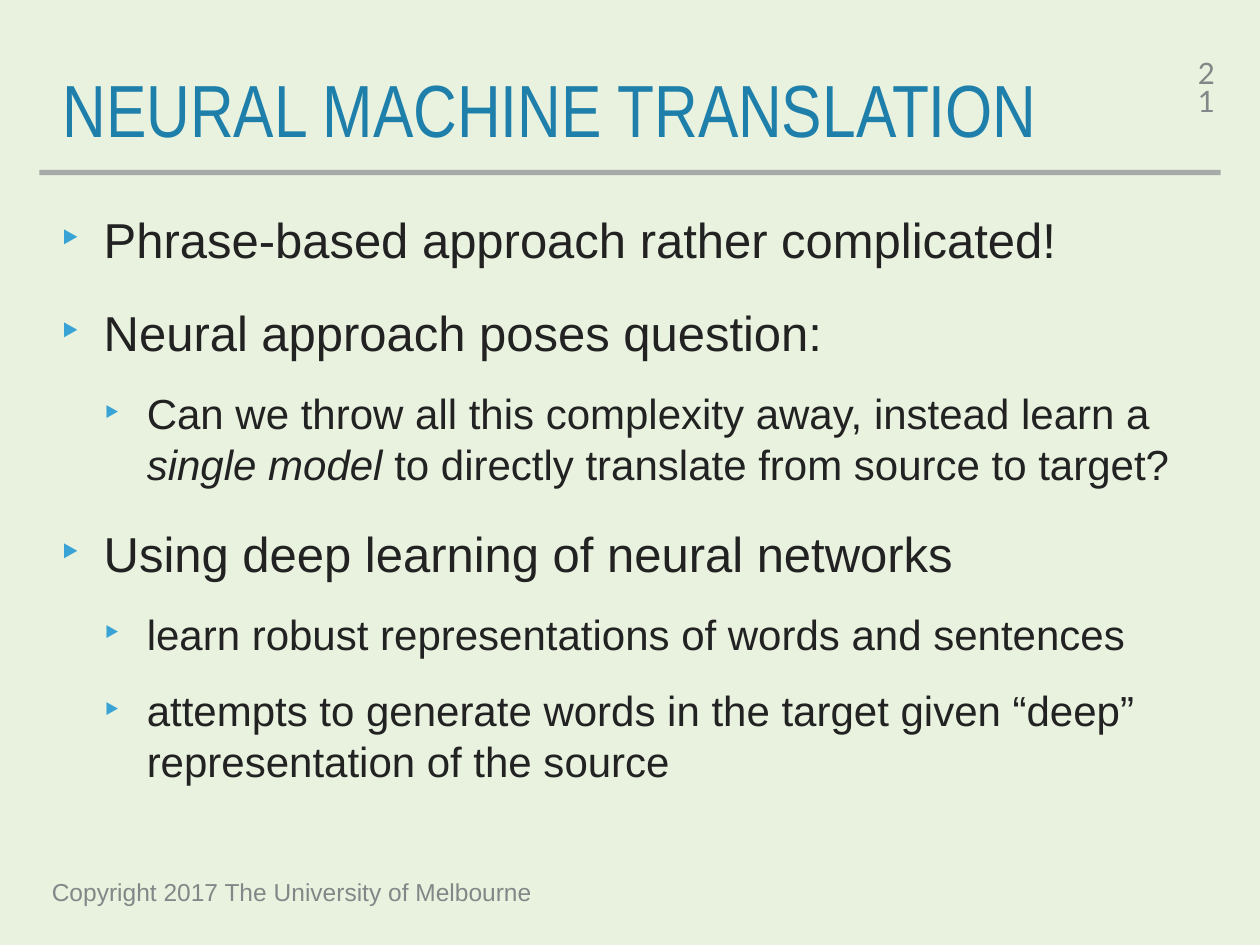
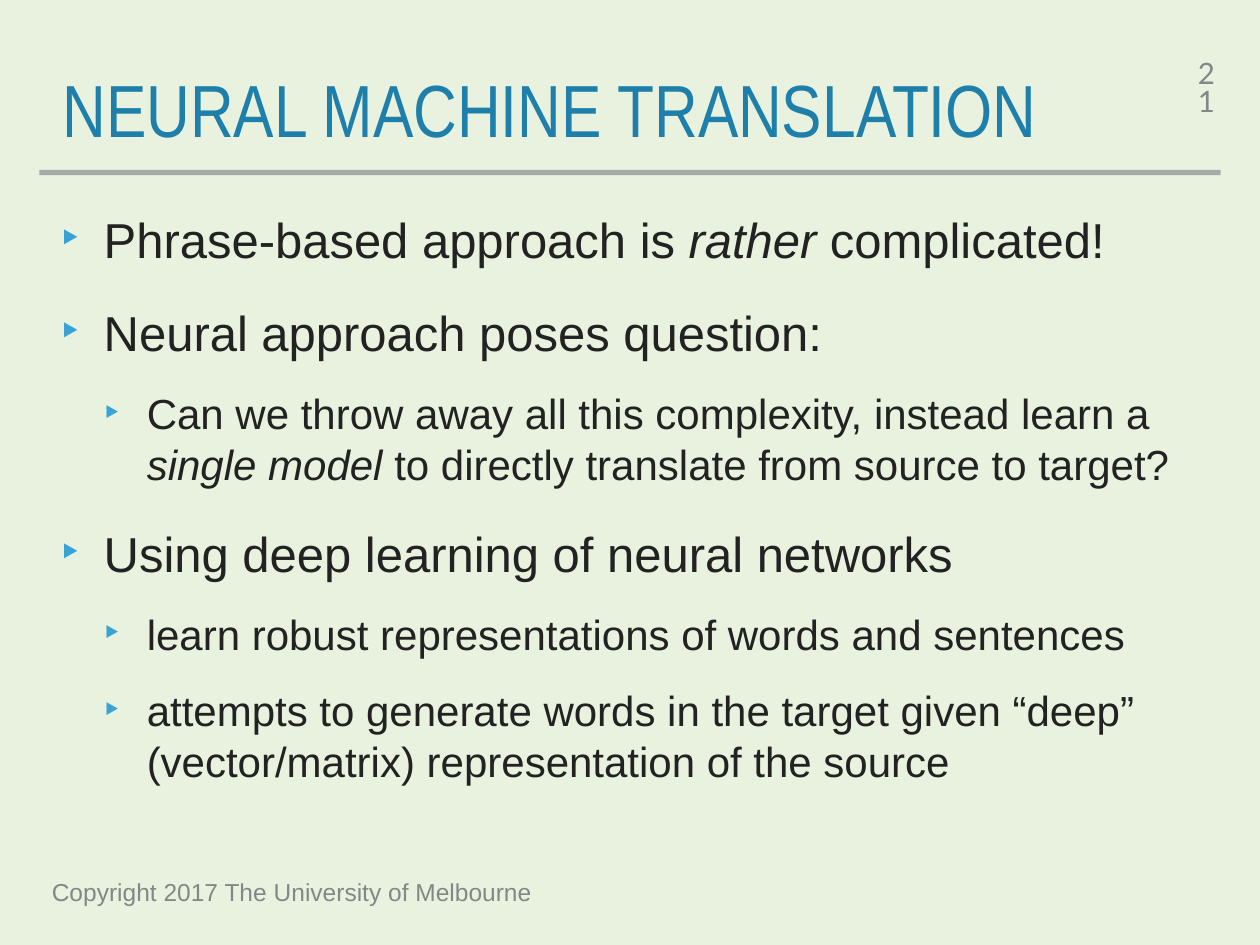
Before and after one commit to trevorcohn/comp90042, a slide deck: slide 21 of slides/WSTA_L21_machine_translation_phrase.pptx. Drawn at 1260x945 pixels with LibreOffice and Linux fonts; fonts in the diff are those of the drawing. Boxes give left, top, right and bottom in pixels: in the first picture for what was removed or moved away, otherwise in the second. Text is boxed around its words. In the diff, an @@ line names an element or a change of style, - is before the commit and + after.

Commit message:
slide tweaks

```diff
--- a/slides/WSTA_L21_machine_translation_phrase.pptx
+++ b/slides/WSTA_L21_machine_translation_phrase.pptx
@@ text at [104,222,1105,268]: text changed @@
-‣ Phrase-based approach rather complicated!
+‣ Phrase-based approach is rather complicated!
@@ text at [147,398,1169,488]: text changed @@
-  ‣ Can we throw all this complexity away, instead learn a single model to directly translate from source to target?
+  ‣ Can we throw away all this complexity, instead learn a single model to directly translate from source to target?
@@ text at [147,695,1134,785]: text changed @@
-  ‣ attempts to generate words in the target given “deep” representation of the source
+  ‣ attempts to generate words in the target given “deep” (vector/matrix) representation of the source
```
Also in this commit, not shown: 3 other slides changed, 1 other file.
